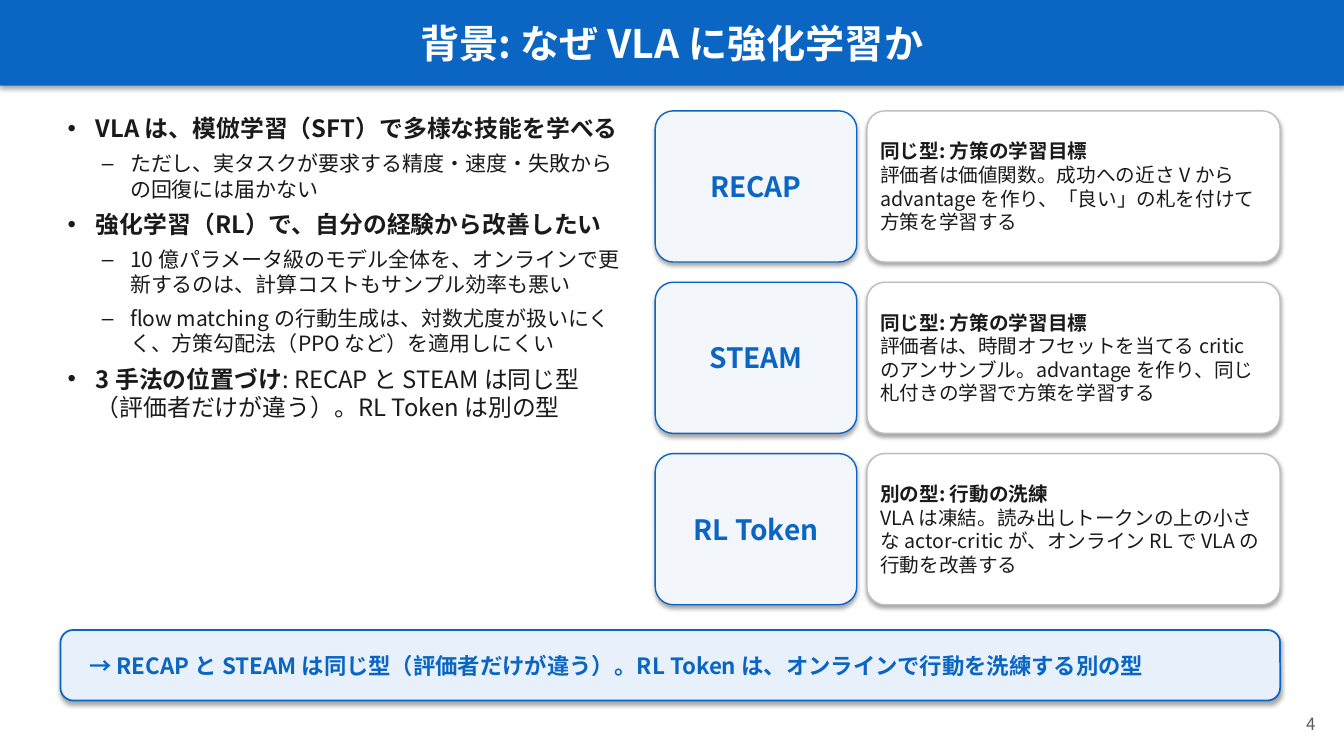
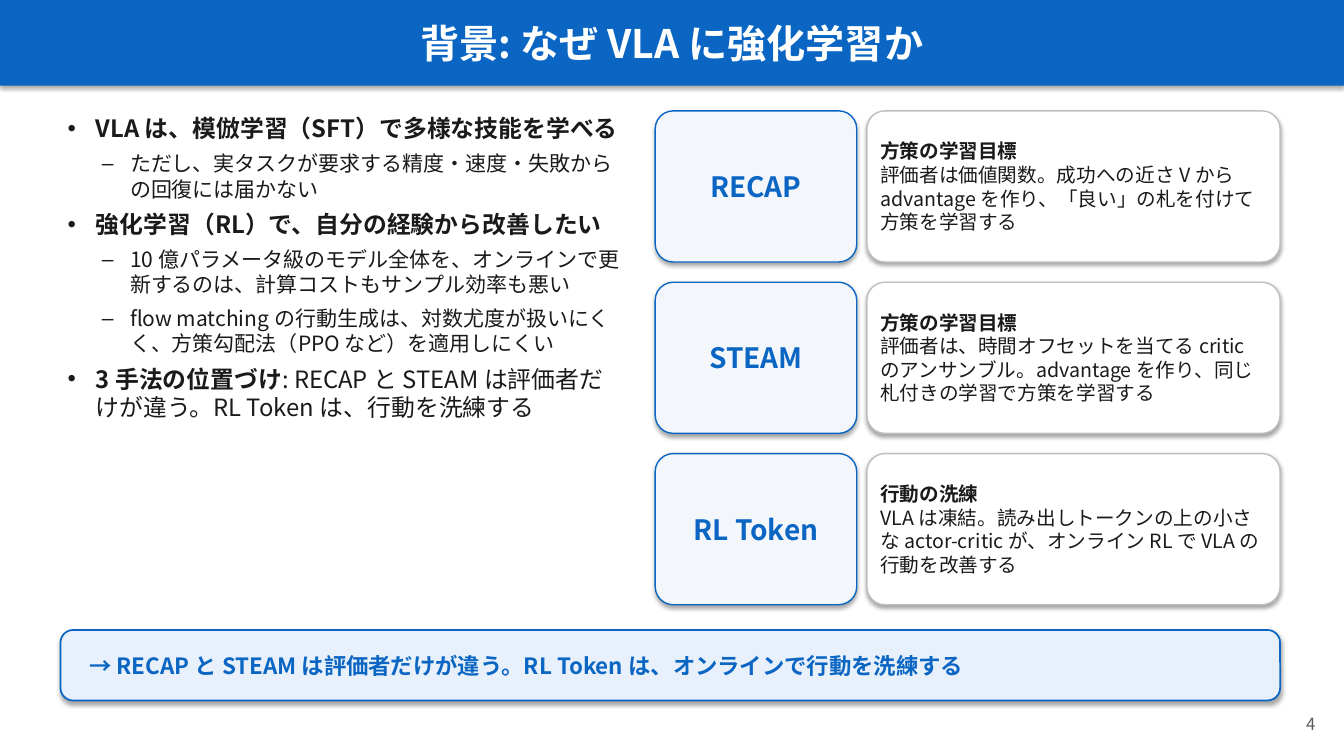
Before and after one commit to Junhand/libero_RL, a slide deck: slide 4 of docs/RECAP_STEAM_RLToken.pptx. Drawn at 1344x756 pixels with LibreOffice and Linux fonts; fonts in the diff are those of the drawing. Boxes give left, top, right and bottom in pixels: in the first picture for what was removed or moved away, otherwise in the second. Text is boxed around its words. In the diff, an @@ line names an element or a change of style, - is before the commit and + after.

```diff
--- a/docs/RECAP_STEAM_RLToken.pptx
+++ b/docs/RECAP_STEAM_RLToken.pptx
@@ text in rounded rectangle at (880, 141, 1017, 160): text changed @@
-同じ型: 方策の学習目標
+方策の学習目標
@@ text in rounded rectangle at (880, 313, 1017, 332): text changed @@
-同じ型: 方策の学習目標
+方策の学習目標
@@ text at (96, 367, 603, 418): text changed @@
-• 3 手法の位置づけ: RECAP と STEAM は同じ型（評価者だけが違う）。RL Token は別の型
+• 3 手法の位置づけ: RECAP と STEAM は評価者だけが違う。RL Token は、行動を洗練する
@@ text in rounded rectangle at (880, 484, 978, 503): text changed @@
-別の型: 行動の洗練
+行動の洗練
@@ text in rounded rectangle at (117, 655, 963, 676): text changed @@
-→ RECAP と STEAM は同じ型（評価者だけが違う）。RL Token は、オンラインで行動を洗練する別の型
+→ RECAP と STEAM は評価者だけが違う。RL Token は、オンラインで行動を洗練する
```
Also in this commit, not shown: 16 other slides changed, 3 slides added, 1 slide removed, 4 other files.
